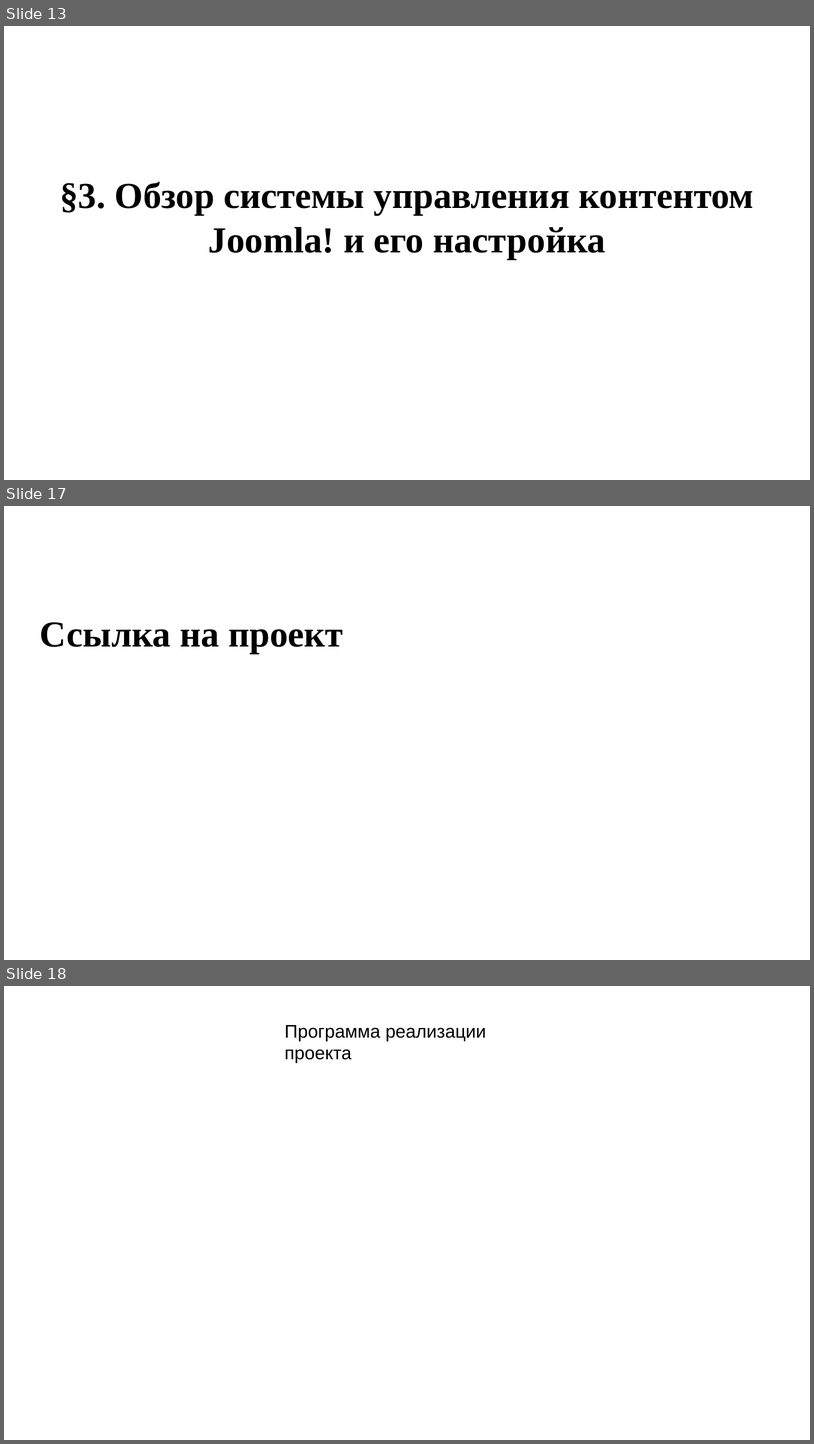
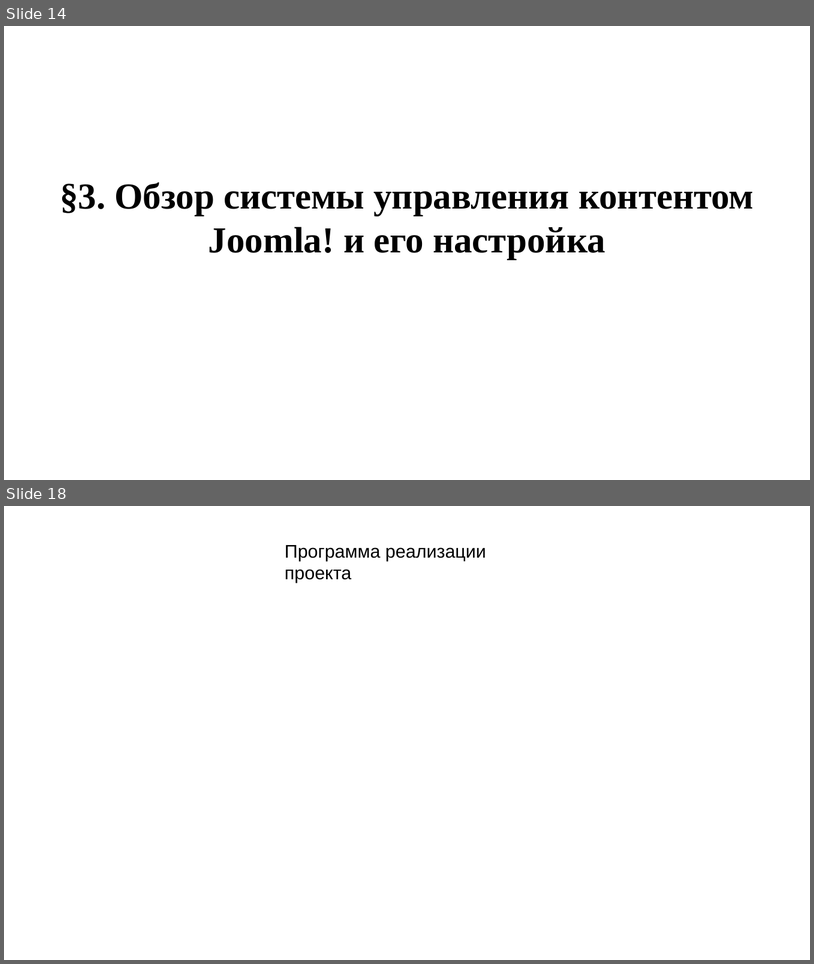
Before and after one commit to SibayMaktay/DocsFile_Sibay, a slide deck: НугумановМА_создание_сайта.pptx. Shown one above the other, each under a label of ours: slides 13, 17 and 18 before the commit, slides 14 and 18 after it; the slides between them are not shown. The pictures are 814x1444 and 814x964 pixels, drawn with LibreOffice and Linux fonts; fonts in the diff are those of the drawing; background and template pictures are left out. Boxes give left, top, right and bottom in pixels: in the first picture for what was removed or moved away, otherwise in the second. Text is boxed around its words. In the diff, an @@ line names an element or a change of style, - is before the commit and + after.

```diff
--- a/НугумановМА_создание_сайта.pptx
+++ b/НугумановМА_создание_сайта.pptx
@@ slide 17 removed at (x1=4, y1=506, x2=810, y2=960), background picture (left out) @@
@@ text removed at (x1=40, y1=622, x2=344, y2=654) @@
-Ссылка на проект
@@ what was slide 13 is now slide 14 @@
```
Also in this commit, not shown: 5 slides changed, 2 slides added, 2 other slides removed, 1 other file.
